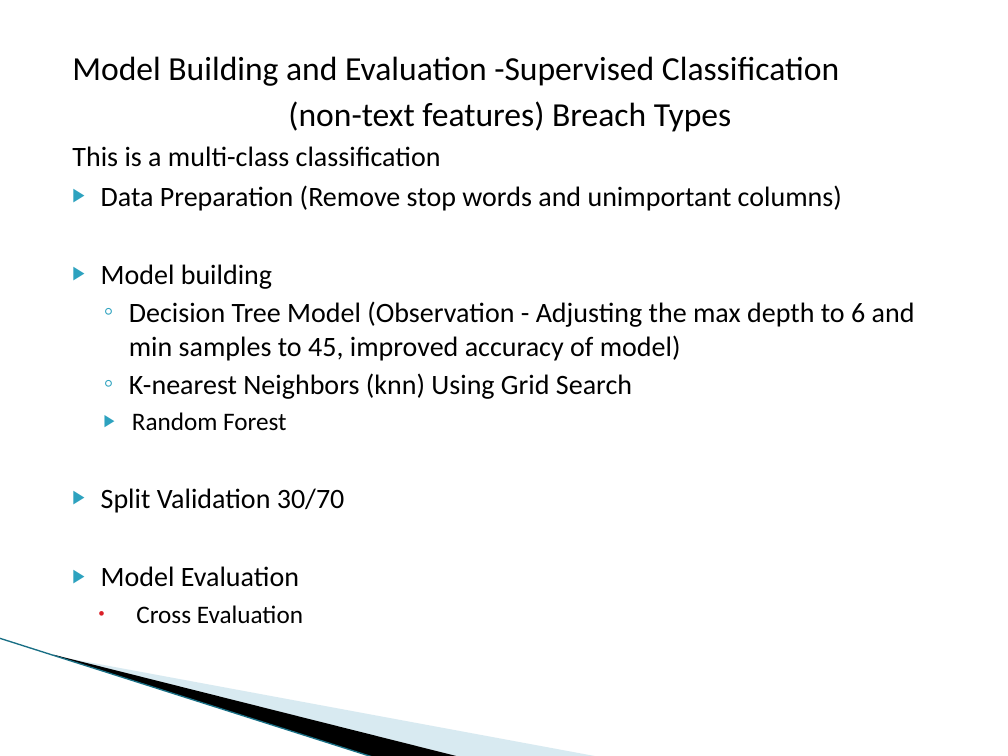
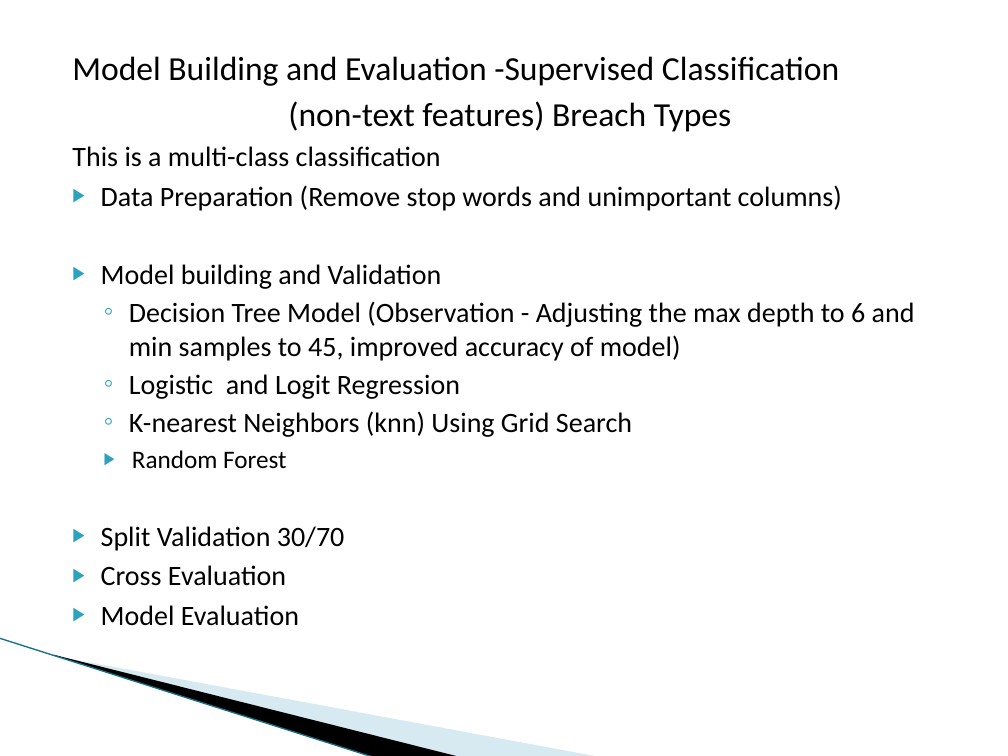
Before and after one commit to dmrod01/Capstone, a slide deck: slide 30 of Final Analysis - Data Capstone Project - Data Breaches.pptx. Drawn at 1008x756 pixels with LibreOffice and Linux fonts; fonts in the diff are those of the drawing; background and template pictures are left out. Boxes give left, top, right and bottom in pixels: in the first picture for what was removed or moved away, otherwise in the second. Text is boxed around its words. In the diff, an @@ line names an element or a change of style, - is before the commit and + after.

```diff
--- a/Final Analysis - Data Capstone Project - Data Breaches.pptx
+++ b/Final Analysis - Data Capstone Project - Data Breaches.pptx
@@ text at (101,264,442,289): text changed @@
-▶ Model building
+▶ Model building and Validation
@@ text at (129,374,460,399): paragraph added @@
+  ◦ Logistic and Logit Regression
@@ text at (101,565,286,586): paragraph added @@
+    ▶ Cross Evaluation
@@ text at (136,605,303,623): paragraph removed @@
-    • Cross Evaluation
```
Also in this commit, not shown: 2 other slides changed, 10 slides added.
